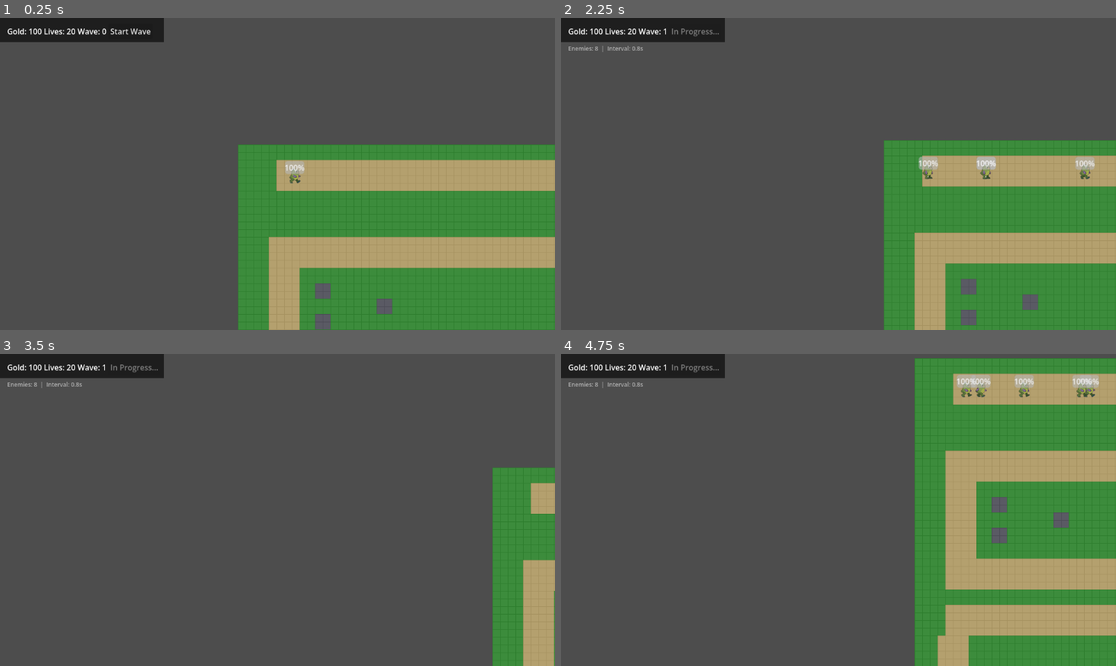
Above: before the commit, frames 1-4 (two rows, left to right).
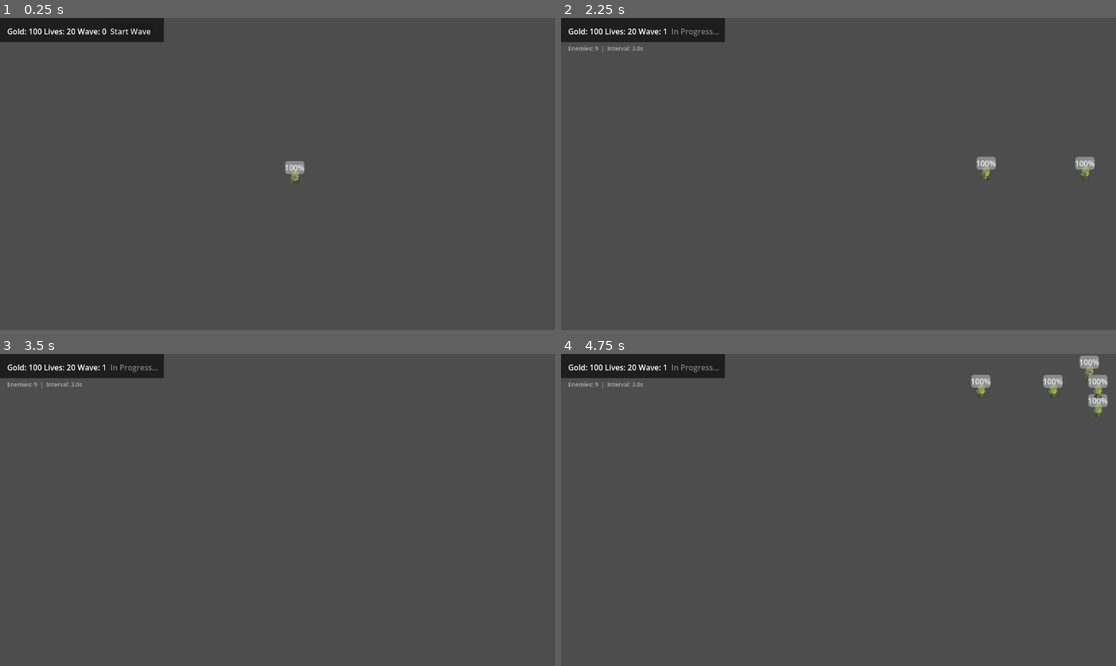
Above: after the commit, the same moments.

Repository: yinghuo112/My-Godot-frist-Game-TD
Game: Godot game, scene res://tower_defense.tscn
The game is run twice, just before and just after one commit, with the same random seed, the same clock (stepped at 60 frames per second) and the same inputs.
Inputs (mouse positions are in pixels of both pictures, inside the frame that each line leads up to):
- Up to frame 1 (0.25 s): no input
- Up to frame 2 (2.25 s): click "Start Wave" at 0.5 s; tap Enter at 1.25 s; move the mouse to (960, 158) at 1.27 s; tap T at 1.35 s; click (960, 158) at 1.42 s; drag from (727, 189) to (982, 177) at 2.02 s
- Up to frame 3 (3.5 s): tap Space at 2.75 s; move the mouse to (333, 441) at 2.77 s; tap T at 2.85 s; click (333, 441) at 2.92 s
- Up to frame 4 (4.75 s): drag from (810, 572) to (672, 463) at 3.52 s; move the mouse to (1005, 556) at 4.27 s; tap T at 4.35 s; click (1005, 556) at 4.42 s

The runs differ from the first frame. In frame 1, 33% of the frame differs, in the area x 42-100%, y 40-100%; in frame 2, 25%; in frame 3, 7.2%; in frame 4, 35%, in the area x 6-100%, y 0-100%.

Commit message:
第一波次完成: 超车系统 + 批量区域生成 + 速度随机化

Diff:
--- a/tower_defense.tscn
+++ b/tower_defense.tscn
@@ -79,6 +79,7 @@
 script = ExtResource("1_8fhpj")
 
 [node name="TileMapLayer" type="TileMapLayer" parent="." unique_id=1173618863]
+visible = false
 position = Vector2(-2, 3)
 tile_map_data = PackedByteArray("AAABAAIAAAAAAAAAAAACAAIAAAAAAAMAAAADAAIAAAABAAMAAAAEAAIAAAACAAMAAAAFAAIAAAADAAMAAAAAAA …(77088 unchanged characters)…
 tile_set = SubResource("TileSet_bts7m")
@@ -139,14 +140,13 @@
 layout_mode = 2
 text = "Start Wave"
 
-[node name="WaveConfigLabel" type="Label" parent="UI"]
+[node name="WaveConfigLabel" type="Label" parent="UI" unique_id=860749863]
 offset_left = 15.0
 offset_top = 55.0
 offset_right = 340.0
 offset_bottom = 72.0
 theme_override_colors/font_color = Color(0.7, 0.7, 0.7, 1)
 theme_override_font_sizes/font_size = 12
-text = ""
 
 [node name="GameOverBG" type="ColorRect" parent="UI" unique_id=999000002]
 visible = false
--- a/场景/WaveConfigPanel.tscn
+++ /dev/null
@@ -1,70 +0,0 @@
-[gd_scene format=3 uid="uid://dr6uswbec6dy5"]
-
-[ext_resource type="Script" uid="uid://k4cfji8ee3r" path="res://场景/wave_config_panel.gd" id="1_rh6r3"]
-
-[node name="WaveConfigPanel" type="Panel" unique_id=973926304]
-offset_right = 400.0
-offset_bottom = 220.0
-script = ExtResource("1_rh6r3")
-
-[node name="MarginContainer" type="MarginContainer" parent="." unique_id=2070574928]
-layout_mode = 0
-offset_left = 10.0
-offset_top = 10.0
-offset_right = 390.0
-offset_bottom = 210.0
-
-[node name="VBox" type="VBoxContainer" parent="MarginContainer" unique_id=302567858]
-layout_mode = 2
-
-[node name="Title" type="Label" parent="MarginContainer/VBox" unique_id=1174478259]
-layout_mode = 2
-theme_override_colors/font_color = Color(1, 1, 1, 1)
-theme_override_font_sizes/font_size = 16
-text = "波次配置面板（开发者工具）"
-
-[node name="Hint" type="Label" parent="MarginContainer/VBox" unique_id=999071895]
-layout_mode = 2
-theme_override_colors/font_color = Color(0.7, 0.7, 0.7, 1)
-text = "设置数值后点击导出"
-
-[node name="CountRow" type="HBoxContainer" parent="MarginContainer/VBox" unique_id=606372199]
-layout_mode = 2
-
-[node name="CountLabel" type="Label" parent="MarginContainer/VBox/CountRow" unique_id=1481593407]
-layout_mode = 2
-text = "敌人数量:"
-
-[node name="CountInput" type="SpinBox" parent="MarginContainer/VBox/CountRow" unique_id=1868837817]
-unique_name_in_owner = true
-layout_mode = 2
-size_flags_horizontal = 3
-min_value = 1.0
-max_value = 999.0
-value = 3.0
-
-[node name="IntervalRow" type="HBoxContainer" parent="MarginContainer/VBox" unique_id=1003101927]
-layout_mode = 2
-
-[node name="IntervalLabel" type="Label" parent="MarginContainer/VBox/IntervalRow" unique_id=200024649]
-layout_mode = 2
-text = "生成间隔(秒):"
-
-[node name="IntervalInput" type="SpinBox" parent="MarginContainer/VBox/IntervalRow" unique_id=2100905289]
-unique_name_in_owner = true
-layout_mode = 2
-size_flags_horizontal = 3
-min_value = 0.1
-max_value = 10.0
-step = 0.1
-value = 2.0
-
-[node name="ExportBtn" type="Button" parent="MarginContainer/VBox" unique_id=1112882024]
-unique_name_in_owner = true
-layout_mode = 2
-text = "导出配置"
-
-[node name="StatusLabel" type="Label" parent="MarginContainer/VBox" unique_id=1542413468]
-unique_name_in_owner = true
-layout_mode = 2
-theme_override_colors/font_color = Color(0.4, 0.9, 0.4, 1)
--- a/场景/wave_config_panel.gd
+++ /dev/null
@@ -1,39 +0,0 @@
-@tool
-extends Panel
-
-@onready var count_input: SpinBox = %CountInput
-@onready var interval_input: SpinBox = %IntervalInput
-@onready var export_btn: Button = %ExportBtn
-@onready var status_label: Label = %StatusLabel
-
-func _ready():
-	if Engine.is_editor_hint():
-		export_btn.pressed.connect(_on_export)
-		_load_from_tres()
-	else:
-		queue_free()
-
-func _load_from_tres():
-	if not ResourceLoader.exists("res://配置/wave_config.tres"):
-		return
-	var data = load("res://配置/wave_config.tres")
-	if not data or data.waves.size() == 0:
-		return
-	var entry = data.waves[0]
-	count_input.value = entry.count
-	interval_input.value = entry.spawn_interval
-
-func _on_export():
-	var entry = WaveEntry.new()
-	entry.enemy_scene = preload("res://怪物/green_monster.tscn")
-	entry.count = int(count_input.value)
-	entry.spawn_interval = interval_input.value
-
-	var data = WaveConfigData.new()
-	data.waves = [entry]
-	var result = ResourceSaver.save(data, "res://配置/wave_config.tres")
-	if result == OK:
-		status_label.text = "导出成功！"
-		print("波次配置已导出: count=%d, interval=%.1f" % [entry.count, entry.spawn_interval])
-	else:
-		status_label.text = "导出失败: " + error_string(result)
--- a/怪物/enemy_base.gd
+++ b/怪物/enemy_base.gd
@@ -7,12 +7,19 @@
 @export var speed: float = 150.0
 @export var max_hp: float = 10.0
 @export var gold_reward: int = 10
+@export var lane_width: float = 40.0
+@export var lane_change_speed: float = 120.0
 
 var current_hp: float
-var _last_pos: Vector2 = Vector2.ZERO  # 初始化避免第一帧计算异常
+var _last_pos: Vector2 = Vector2.ZERO
+
+var target_v_offset: float = 0.0
+var is_overtaking: bool = false
+var overtake_target: Node2D = null
 
 @onready var sprite: AnimatedSprite2D = $AnimatedSprite2D
 @onready var health_bar: ProgressBar = $ProgressBar
+@onready var ray_cast: RayCast2D = $RayCast2D
 
 func _ready():
 	current_hp = max_hp
@@ -20,18 +27,50 @@
 		sprite.play("walk")
 	_update_health_bar()
 
+func _physics_process(delta: float) -> void:
+	if not is_overtaking:
+		if ray_cast.is_colliding():
+			var collider = ray_cast.get_collider()
+			if collider and collider.owner:
+				var front_monster = collider.owner
+				if "speed" in front_monster and speed > front_monster.speed:
+					is_overtaking = true
+					overtake_target = front_monster
+					if front_monster.v_offset >= 0:
+						target_v_offset = -lane_width
+					else:
+						target_v_offset = lane_width
+				else:
+					progress += front_monster.speed * delta
+					v_offset = move_toward(v_offset, 0.0, lane_change_speed * delta)
+					return
+	else:
+		if is_instance_valid(overtake_target):
+			if progress > overtake_target.progress + 50.0:
+				is_overtaking = false
+				overtake_target = null
+				target_v_offset = 0.0
+		else:
+			is_overtaking = false
+			target_v_offset = 0.0
 
-func _process(delta: float) -> void:
+	v_offset = move_toward(v_offset, target_v_offset, lane_change_speed * delta)
 	progress += speed * delta
+
 	var dx := global_position.x - _last_pos.x
 	if dx < 0:
 		sprite.flip_h = true
 	elif dx > 0:
 		sprite.flip_h = false
+
+	var move_dir = global_position - _last_pos
+	if move_dir.length_squared() > 0:
+		ray_cast.target_position = move_dir.normalized() * 50
+
 	_last_pos = global_position
+
 	if progress_ratio >= 1.0:
 		reach_end()
-
 
 func take_damage(amount: float) -> void:
 	current_hp = maxf(current_hp - amount, 0)
--- a/怪物/enemy_base.tscn
+++ b/怪物/enemy_base.tscn
@@ -17,6 +17,12 @@
 rotates = false
 script = ExtResource("1_8nqel")
 
+[node name="RayCast2D" type="RayCast2D" parent="."]
+enabled = true
+hit_from_inside = true
+collide_with_areas = true
+target_position = Vector2(50, 0)
+
 [node name="AnimatedSprite2D" type="AnimatedSprite2D" parent="." unique_id=1004382448]
 sprite_frames = SubResource("SpriteFrames_edvsq")
 animation = &"walk"
--- a/怪物/green_monster.tscn
+++ b/怪物/green_monster.tscn
@@ -42,9 +42,27 @@
 "speed": 10.0
 }]
 
+[sub_resource type="RectangleShape2D" id="RectangleShape2D_sk4lb"]
+size = Vector2(20, 13)
+
 [node name="GreenMonster" unique_id=2011249988 instance=ExtResource("1_bo7j3")]
 
 [node name="AnimatedSprite2D" parent="." index="0" unique_id=1004382448]
+position = Vector2(0, 2)
 scale = Vector2(0.6, 0.6)
-playing = true
 sprite_frames = SubResource("SpriteFrames_xf7ir")
+
+[node name="Area2D" parent="." index="1" unique_id=18774613]
+position = Vector2(0, 2)
+collision_layer = 2
+collision_mask = 0
+
+[node name="CollisionShape2D" parent="Area2D" index="0" unique_id=1849399512]
+position = Vector2(0, 9.5)
+shape = SubResource("RectangleShape2D_sk4lb")
+
+[node name="RayCast2D" parent="." index="3"]
+position = Vector2(0, 12)
+target_position = Vector2(10, 0)
+collision_mask = 2
+hit_from_inside = false
--- a/核心/game_manager.gd
+++ b/核心/game_manager.gd
@@ -81,13 +81,19 @@
 	if enemies_to_spawn <= 0:
 		timer.stop()
 		return
-	print("生成怪物，场景: ", _current_entry.enemy_scene.resource_path, "  路径节点: ", enemy_path)
-	var enemy = _current_entry.enemy_scene.instantiate()
-	enemy.died.connect(_on_enemy_died)
-	enemy.reached_end.connect(_on_enemy_reached_end)
-	enemy_path.add_child(enemy)
-	enemies_to_spawn -= 1
-	enemies_on_field += 1
+
+	var batch = mini(3, enemies_to_spawn)
+	for i in range(batch):
+		var enemy = _current_entry.enemy_scene.instantiate()
+		enemy.died.connect(_on_enemy_died)
+		enemy.reached_end.connect(_on_enemy_reached_end)
+		enemy_path.add_child(enemy)
+		enemy.progress = i * 60 + randf_range(0, 30)
+		enemy.h_offset = randf_range(-15, 15)
+		enemy.speed += randf_range(-40, 40)
+
+	enemies_to_spawn -= batch
+	enemies_on_field += batch
 
 func _on_enemy_died(enemy):
 	var reward = enemy.gold_reward
--- a/配置/wave_config.tres
+++ b/配置/wave_config.tres
@@ -1,14 +1,22 @@
-[gd_resource type="Resource" script_class="WaveConfigData" format=3 uid="uid://l7vkt6likh2j"]
+[gd_resource type="Resource" script_class="WaveConfigData" format=3 uid="uid://i4ftsui4p1u6"]
 
 [ext_resource type="Script" uid="uid://casgng1xf7drw" path="res://资源/wave_config_data.gd" id="1_abc"]
 [ext_resource type="Script" uid="uid://caxj6t0ay7o4b" path="res://资源/wave_entry.gd" id="2_def"]
 [ext_resource type="PackedScene" uid="uid://07sie8ex2xn3" path="res://怪物/green_monster.tscn" id="3_ghi"]
+[ext_resource type="PackedScene" uid="uid://c7ejp7m2bnl4d" path="res://怪物/enemy_base.tscn" id="4_hav6t"]
 
 [sub_resource type="Resource" id="Resource_1"]
 script = ExtResource("2_def")
 enemy_scene = ExtResource("3_ghi")
-spawn_interval = 0.8
+count = 9
+spawn_interval = 3.0
+
+[sub_resource type="Resource" id="Resource_dx4xr"]
+script = ExtResource("2_def")
+enemy_scene = ExtResource("4_hav6t")
+count = 5
+spawn_interval = 3.0
 
 [resource]
 script = ExtResource("1_abc")
-waves = Array[ExtResource("2_def")]([SubResource("Resource_1")])
+waves = Array[ExtResource("2_def")]([SubResource("Resource_1"), SubResource("Resource_dx4xr")])
Not shown, changed: 说明.txt
Not shown, added: 资源/wave_config_data.gd.uid
Not shown, added: 资源/wave_entry.gd.uid
